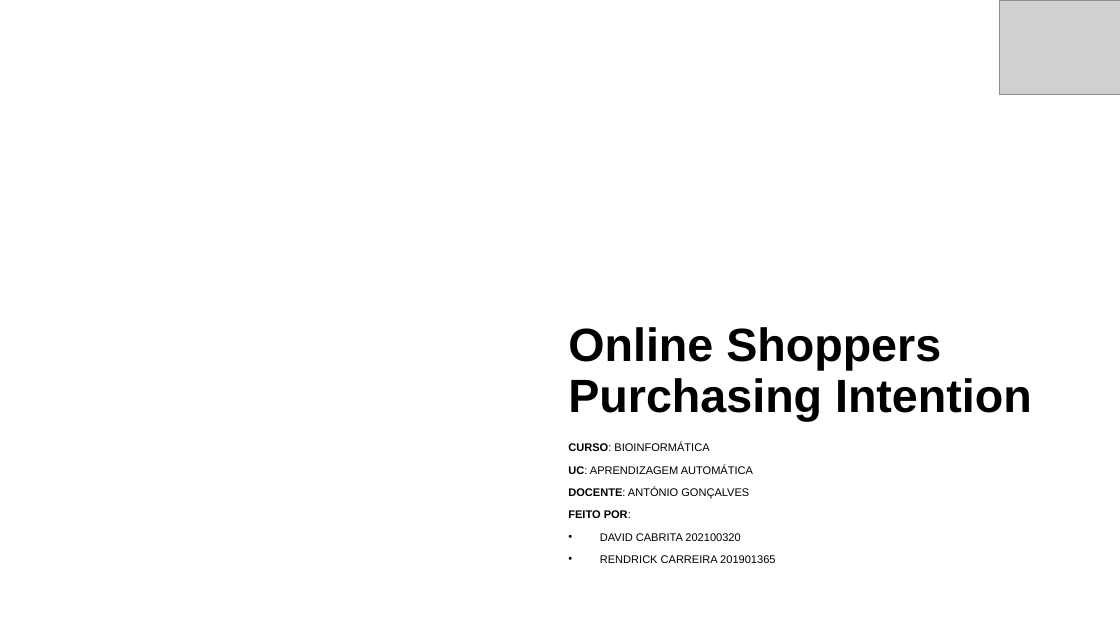
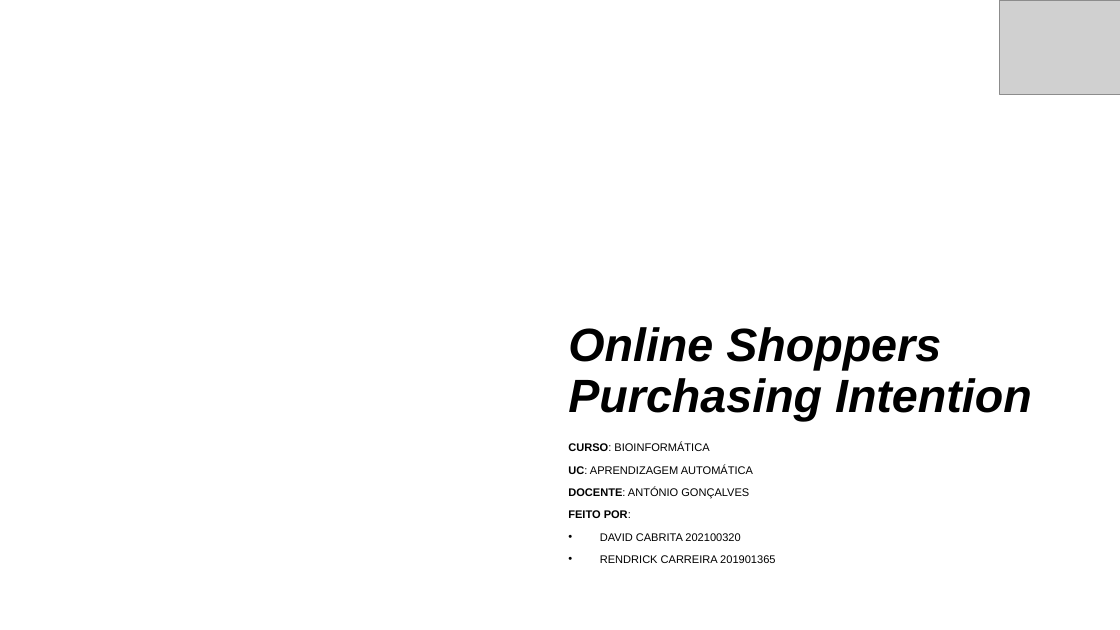
Before and after one commit to Rendrick27/Online_Shoppers_Purchasing, a slide deck: slide 1 of Main/Machine Learning.pptx. Drawn at 1120x630 pixels with LibreOffice and Linux fonts; fonts in the diff are those of the drawing; grey boxes stand for pictures; background and template pictures are left out. Boxes give left, top, right and bottom in pixels: in the first picture for what was removed or moved away, otherwise in the second. Text is boxed around its words. In the diff, an @@ line names an element or a change of style, - is before the commit and + after.

```diff
--- a/Main/Machine Learning.pptx
+++ b/Main/Machine Learning.pptx
@@ title "Online Shoppers Purchasing Intention" at box(568, 327, 1032, 421): italic on @@
```
Also in this commit, not shown: 2 other slides changed, 10 slides added, 6 slides removed, 1 other file.
